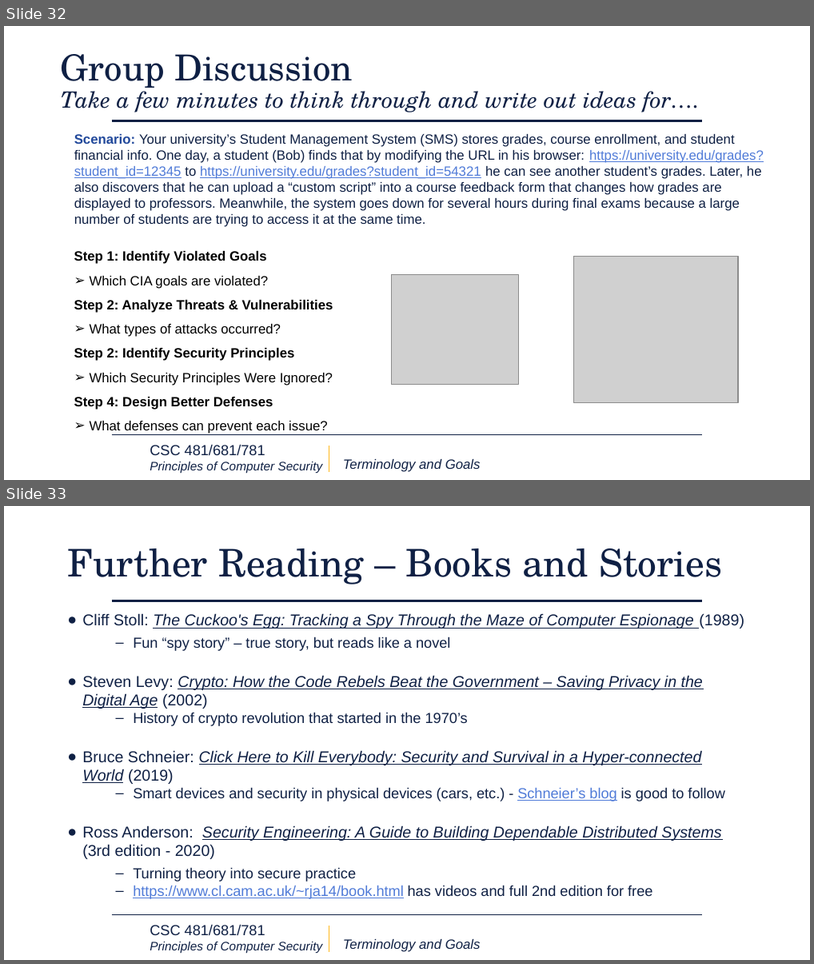
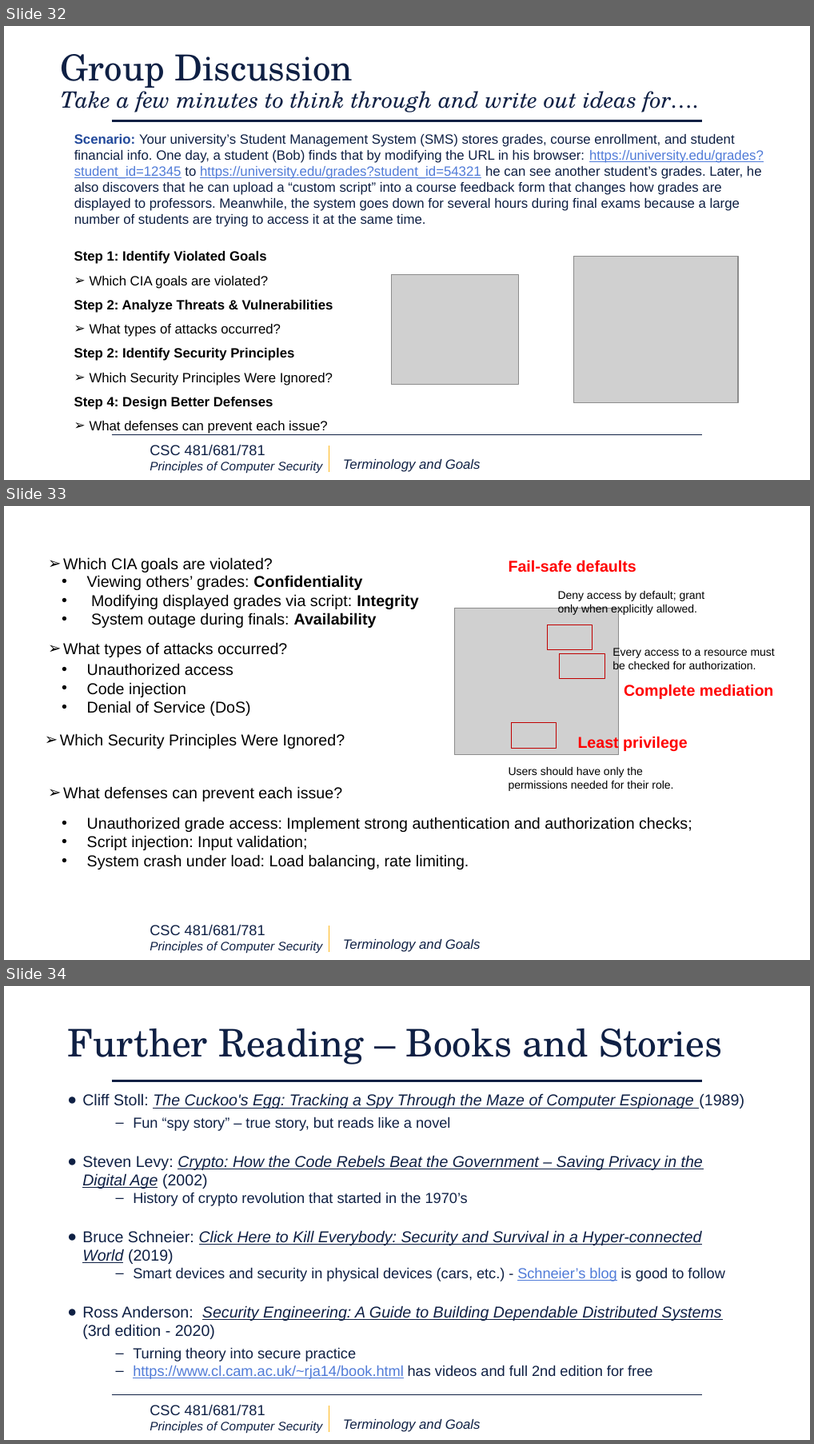
Before and after one commit to XiaochenLi-w/CSC-481-681-Principles-of-Computer-Security, a slide deck: Upload Slides/CSC481-681 - L01 Terminology and Goals.pptx. Shown one above the other, each under a label of ours: slides 32 and 33 before the commit, slides 32, 33 and 34 after it. The pictures are 814x964 and 814x1444 pixels, drawn with LibreOffice and Linux fonts; fonts in the diff are those of the drawing; grey boxes stand for pictures; background and template pictures are left out. Boxes give left, top, right and bottom in pixels: in the first picture for what was removed or moved away, otherwise in the second. Text is boxed around its words. In the diff, an @@ line names an element or a change of style, - is before the commit and + after.

```diff
--- a/Upload Slides/CSC481-681 - L01 Terminology and Goals.pptx
+++ b/Upload Slides/CSC481-681 - L01 Terminology and Goals.pptx
@@ slide 33 added at [4,506,810,960], background #FFFFFF; not listed: 3 template elements that a slide beside it also shows @@
@@ text added at [63,557,273,572], 14 pt, text #000000 @@
+➢ Which CIA goals are violated?
@@ text added at [87,575,418,628], 14 pt, text #000000 @@
+• Viewing others’ grades: Confidentiality
+• Modifying displayed grades via script: Integrity
+• System outage during finals: Availability
@@ text added at [509,560,637,572], 14 pt, text #FF0000, bold @@
+Fail-safe defaults
@@ text added at [558,591,706,615], 10 pt, text #000000 @@
+Deny access by default; grant only when explicitly allowed.
@@ picture added at [454,608,619,754] @@
@@ rectangle added at [547,624,593,649], outline #C00000 0.75 pt @@
@@ text added at [63,642,287,657], 14 pt, text #000000 @@
+➢ What types of attacks occurred?
@@ text added at [613,647,775,672], 10 pt, text #000000 @@
+Every access to a resource must be checked for authorization.
@@ text added at [87,663,250,716], 14 pt, text #000000 @@
+• Unauthorized access
+• Code injection
+• Denial of Service (DoS)
@@ rectangle added at [560,653,605,679], outline #C00000 0.75 pt @@
@@ text added at [624,684,774,699], 14 pt, text #FF0000, bold @@
+Complete mediation
@@ text added at [60,733,345,748], 14 pt, text #000000 @@
+➢ Which Security Principles Were Ignored?
@@ rectangle added at [511,722,556,747], outline #C00000 0.75 pt @@
@@ text added at [578,736,688,752], 14 pt, text #FF0000, bold @@
+Least privilege
@@ text added at [509,767,674,791], 10 pt, text #000000 @@
+Users should have only the permissions needed for their role.
@@ text added at [63,786,342,801], 14 pt, text #000000 @@
+➢ What defenses can prevent each issue?
@@ text added at [87,816,693,869], 14 pt, text #000000 @@
+• Unauthorized grade access: Implement strong authentication and authorization checks;
+• Script injection: Input validation;
+• System crash under load: Load balancing, rate limiting.
@@ what was slide 33 is now slide 34 @@
```
